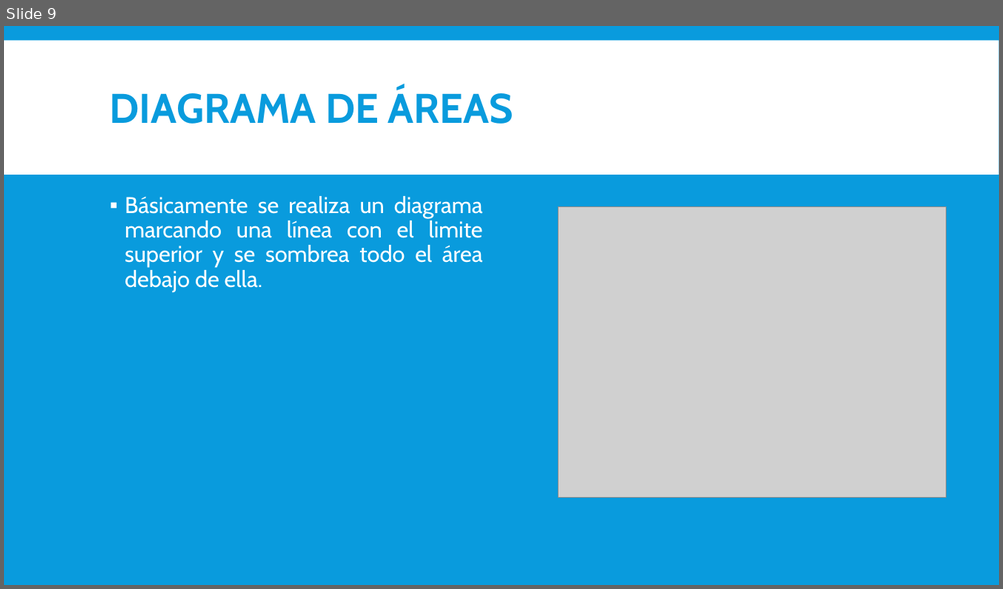
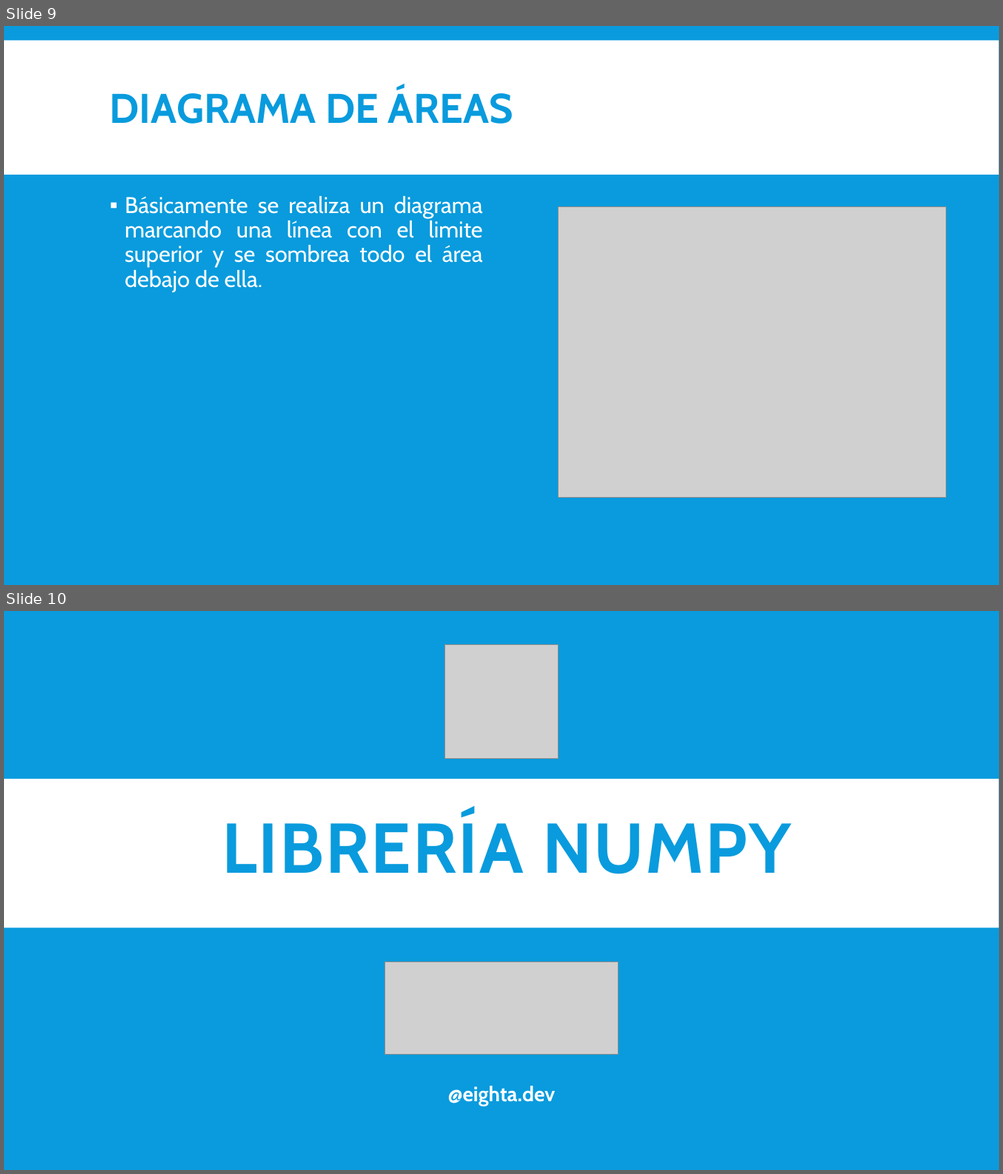
Before and after one commit to LuisOchoa1495/Graficos-Python, a slide deck: MATPLOTLIB_INTRODUCCION.pptx. Shown one above the other, each under a label of ours: slide 9 before the commit, slides 9 and 10 after it. The pictures are 1003x589 and 1003x1174 pixels, drawn with LibreOffice and Linux fonts; fonts in the diff are those of the drawing; grey boxes stand for pictures. Boxes give left, top, right and bottom in pixels: in the first picture for what was removed or moved away, otherwise in the second. Text is boxed around its words. In the diff, an @@ line names an element or a change of style, - is before the commit and + after.

```diff
--- a/MATPLOTLIB_INTRODUCCION.pptx
+++ b/MATPLOTLIB_INTRODUCCION.pptx
@@ slide 10 added at (4,611,999,1170), background #099BDD @@
@@ picture added at (444,644,558,759) @@
@@ rectangle added at (4,779,999,928), fill #FFFFFF @@
@@ title added at (222,813,791,874), 68 pt, text #099BDD, bold @@
+LIBRERÍA NUMPY
@@ picture added at (384,963,618,1055) @@
@@ subtitle added at (448,1086,555,1106), 20 pt, text #FFFFFF, bold @@
+@eighta.dev
```
Also in this commit, not shown: 4 other slides added, 1 other file.
